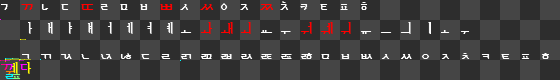
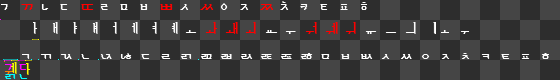
Comparing the layer stacks of the two 560px x 80px images. Changes:
added layer "demo2 FINAL" above "demo2 PEAK" over [0, 22, 127, 79]
painted on "demo2 PEAK" over [0, 4, 127, 79]
painted on "demo2 INITIAL" over [0, 4, 67, 79]
hid "demo FINAL2", painted on it over [0, 4, 117, 79]
hid "demo FINAL1", painted on it over [0, 4, 95, 79]
added layer "demo FINAL1-1" above "demo PEAK2" over [0, 4, 79, 79]
painted on "demo PEAK2" over [0, 4, 117, 79]
painted on "demo PEAK1" over [0, 4, 71, 79]
painted on "demo INITIAL2" over [0, 4, 69, 79]
hid "demo INITIAL1", painted on it over [0, 4, 64, 79]
added layer "HALF SP/BK: 4; FULL SP/BK: 7" above "FINAL [A:R]" over [0, 4, 64, 64]
painted on "FINAL [A:R]" over [6, 4, 450, 64]
painted on "PEAK [A:M/W:var]" over [0, 4, 450, 79]
painted on "INITIAL [W:7,12]" over [0, 4, 409, 64]
painted on "Background" over [0, 4, 450, 79]
